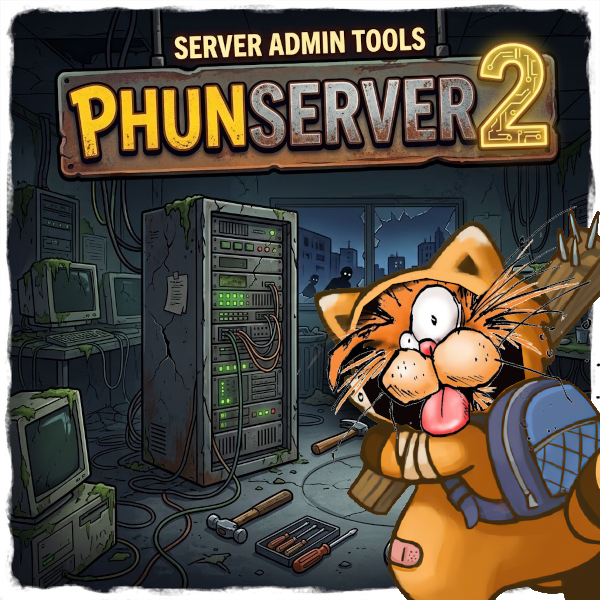
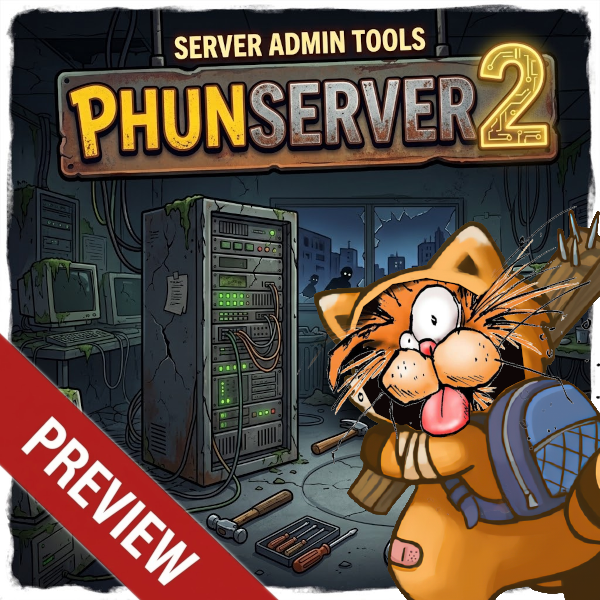
Layer changes from the first 600 × 600 image to the second:
added layer "Pasted Layer #2" above "Pasted Layer #1" over [0, 332, 280, 600]